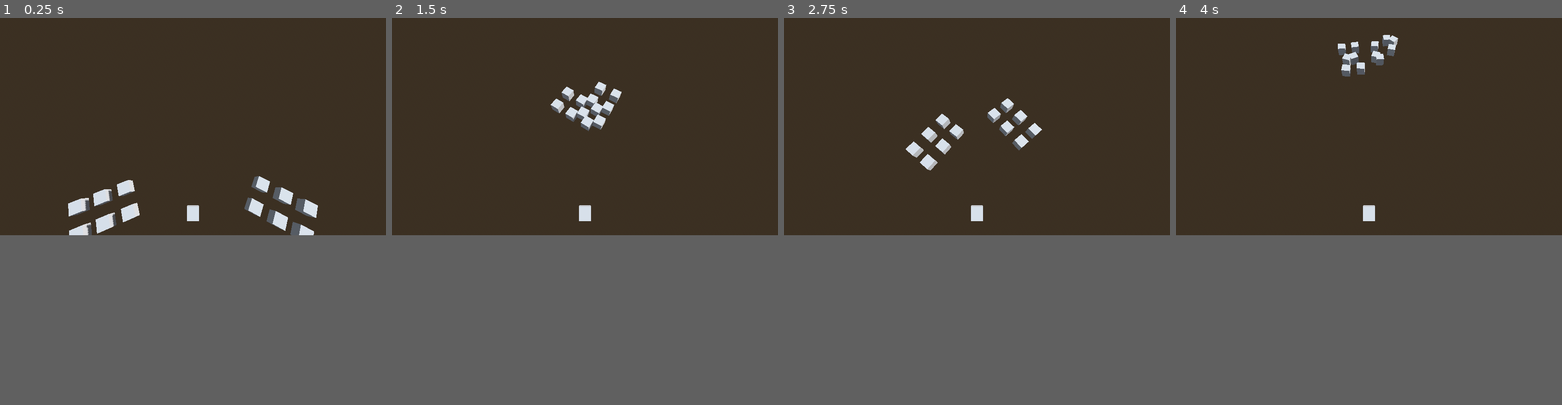
Above: before the commit, frames 1-4 (left to right).
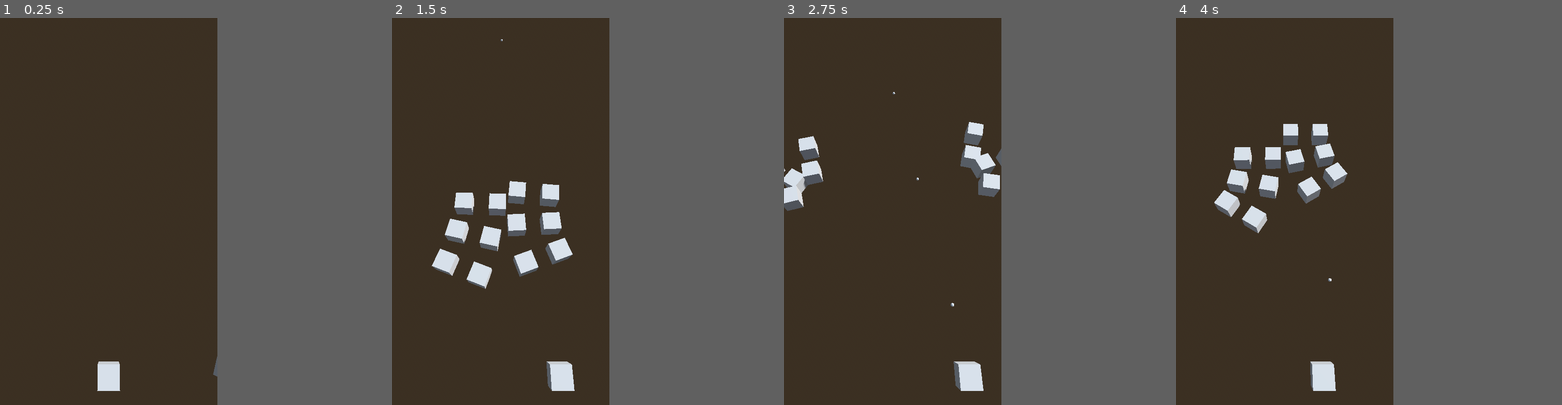
Above: after the commit, the same moments.

Repository: PhoenixDSteele/SpaceGame
Game: Godot game, scene res://game.tscn
Same seed, same stepped clock (60 frames per second), same inputs: the game is played once before the commit and once after it. Before the commit the project has no main scene; this scene is started directly in both runs.
Inputs:
- Up to frame 1 (0.25 s): no input
- Up to frame 2 (1.5 s): hold D (move_right, bound only after the commit) 0.53-1.28 s; hold Space (shoot, bound only after the commit) 0.53-1.28 s; hold A (move_left, bound only after the commit) from 1.28 s (still down); tap Space (shoot, bound only after the commit) at 1.35 s
- Up to frame 3 (2.75 s): release A (move_left, bound only after the commit) at 2.03 s; hold D (move_right, bound only after the commit) from 2.03 s (still down); hold Space (shoot, bound only after the commit) from 2.03 s (still down)
- Up to frame 4 (4 s): release Space (shoot, bound only after the commit) at 2.78 s; tap Space (shoot, bound only after the commit) at 2.85 s; release D (move_right, bound only after the commit) at 3.53 s; hold A (move_left, bound only after the commit) from 3.53 s (still down); hold Space (shoot, bound only after the commit) from 3.53 s (still down)
In our replay, the window is 799x449 before the commit and 450x800 after it. These sizes can differ from the game's own. Grey fills any space a smaller window leaves; there, only what the larger window draws over its background counts as a difference.

The runs differ from the first frame. In frame 1, 2.6% of the frame differs, in the area x 17-83%, y 40-97%; in frame 2, 4.9%, in the area x 10-60%, y 5-97%; in frame 3, 3.8%; in frame 4, 4.3%.

Commit message:
code cleanup, smooth path follow

Diff:
--- a/enemy_marker.tscn
+++ /dev/null
@@ -1,10 +0,0 @@
-[gd_scene load_steps=2 format=3 uid="uid://c4ikpeh8nif86"]
-
-[sub_resource type="GDScript" id="GDScript_oesu3"]
-script/source = "extends Marker3D
-
-"
-
-[node name="EnemyMarker" type="Marker3D"]
-transform = Transform3D(-4.37114e-08, 0, -1, 0, 1, 0, 1, 0, -4.37114e-08, 0, 0, 0)
-script = SubResource("GDScript_oesu3")
--- a/entities/bullet.tscn
+++ b/entities/bullet/bullet.tscn
@@ -1,6 +1,6 @@
 [gd_scene load_steps=4 format=3 uid="uid://c7rwj0nmdbssy"]
 
-[ext_resource type="Script" path="res://entities/bullet.gd" id="1_j06he"]
+[ext_resource type="Script" path="res://entities/bullet/bullet.gd" id="1_j06he"]
 
 [sub_resource type="SphereMesh" id="SphereMesh_hht6g"]
 radius = 0.1
--- a/entities/enemy_ship.gd
+++ b/entities/enemy_ship/enemy_ship.gd
@@ -5,10 +5,12 @@
 	EntryPath, JoinGroup, FollowGroup, Attack1, Attack2
 }
 
-@export var mode: MoveMode
+var mode: MoveMode
 
-@export var entry_offset: Vector3
-@export var group_slot: Node3D
+var spawn_path: SpawnPath
+var horizontal_offset: float
+var path_delay: float
+var group_slot: Node3D
 
 @export var move_speed: float = 5.0
 
@@ -17,10 +19,15 @@
 func _process(delta: float) -> void:
 	match mode:
 		MoveMode.EntryPath:
-			position = entry_offset
+			var my_progress: float = clampf(spawn_path.progress - path_delay, 0.0, spawn_path.curve.get_baked_length())
+			if my_progress == spawn_path.curve.get_baked_length():
+				mode = MoveMode.JoinGroup
+				return
+			var path_transform: Transform3D = spawn_path.curve.sample_baked_with_rotation(my_progress)
+			path_transform = path_transform.translated_local(Vector3(horizontal_offset, 0.0, 0.0))
+			transform = path_transform
 		MoveMode.JoinGroup:
 			if global_position.distance_to(group_slot.global_position) <= 0.05:
-			#if global_position.is_equal_approx(group_slot.global_position):
 				mode = MoveMode.FollowGroup
 				reparent(group_slot)
 				position = Vector3.ZERO
@@ -28,8 +35,6 @@
 				return
 			look_at(group_slot.global_position)
 			translate_object_local(Vector3.FORWARD * move_speed * delta)
-		MoveMode.FollowGroup:
-			pass
 
 func damage() -> void:
 	hitpoints -= 1
--- a/entities/enemy_ship.tscn
+++ b/entities/enemy_ship/enemy_ship.tscn
@@ -1,6 +1,6 @@
 [gd_scene load_steps=4 format=3 uid="uid://kq0fr5sniqe4"]
 
-[ext_resource type="Script" path="res://entities/enemy_ship.gd" id="1_8d6bn"]
+[ext_resource type="Script" path="res://entities/enemy_ship/enemy_ship.gd" id="1_8d6bn"]
 
 [sub_resource type="BoxMesh" id="BoxMesh_8d6bn"]
 
--- a/entities/player_ship.gd
+++ b/entities/player_ship/player_ship.gd
@@ -6,8 +6,8 @@
 
 @export var bullet: PackedScene
 
-@export var left_bound: float
-@export var right_bound: float
+@export var left_bound: float = -4.0
+@export var right_bound: float = 4.0
 
 func _process(delta: float) -> void:
 	var input: float = Input.get_axis("move_left", "move_right")
--- a/entities/player_ship.tscn
+++ b/entities/player_ship/player_ship.tscn
@@ -1,7 +1,7 @@
 [gd_scene load_steps=5 format=3 uid="uid://cr7a4kxegodb6"]
 
-[ext_resource type="Script" path="res://entities/player_ship.gd" id="1_7b8u1"]
-[ext_resource type="PackedScene" uid="uid://c7rwj0nmdbssy" path="res://entities/bullet.tscn" id="2_0bjly"]
+[ext_resource type="Script" path="res://entities/player_ship/player_ship.gd" id="1_7b8u1"]
+[ext_resource type="PackedScene" uid="uid://c7rwj0nmdbssy" path="res://entities/bullet/bullet.tscn" id="2_0bjly"]
 
 [sub_resource type="BoxShape3D" id="BoxShape3D_mwb40"]
 
--- a/entry_carriage.gd
+++ /dev/null
@@ -1,17 +0,0 @@
-class_name EntryCarriage
-extends PathFollow3D
-
-@export var speed: float = 2.0
-var running: bool = true
-
-func _process(delta: float) -> void:
-	if running:
-		progress += speed * delta
-
-		if progress_ratio >= 1.0:
-			for child: EnemyShip in get_children():
-				child.mode = child.MoveMode.JoinGroup
-				child.reparent(get_tree().current_scene)
-
-			progress_ratio = 0
-			running = false
--- a/game.tscn
+++ b/game.tscn
@@ -1,9 +1,9 @@
 [gd_scene load_steps=10 format=3 uid="uid://cqilkr8ndr7i4"]
 
-[ext_resource type="PackedScene" uid="uid://cr7a4kxegodb6" path="res://entities/player_ship.tscn" id="1_80nbo"]
-[ext_resource type="PackedScene" uid="uid://kq0fr5sniqe4" path="res://entities/enemy_ship.tscn" id="2_e2o6t"]
-[ext_resource type="Script" path="res://entry_carriage.gd" id="2_feb5d"]
-[ext_resource type="Script" path="res://formation.gd" id="3_6gmqk"]
+[ext_resource type="PackedScene" uid="uid://cr7a4kxegodb6" path="res://entities/player_ship/player_ship.tscn" id="2_ghh2v"]
+[ext_resource type="Script" path="res://scripts/spawn_path.gd" id="2_rq40f"]
+[ext_resource type="Script" path="res://scripts/enemy_spawner.gd" id="3_6gmqk"]
+[ext_resource type="PackedScene" uid="uid://kq0fr5sniqe4" path="res://entities/enemy_ship/enemy_ship.tscn" id="4_mqimk"]
 
 [sub_resource type="ProceduralSkyMaterial" id="ProceduralSkyMaterial_80nbo"]
 sky_horizon_color = Color(0.662243, 0.671743, 0.686743, 1)
@@ -42,120 +42,108 @@
 environment = SubResource("Environment_feb5d")
 
 [node name="Camera3D" type="Camera3D" parent="."]
-transform = Transform3D(1, 0, 0, 0, 0.403561, 0.914953, 0, -0.914953, 0.403561, 0, 13.8266, -1.82858)
+transform = Transform3D(1, 0, 0, 0, 0.403561, 0.914953, 0, -0.914953, 0.403561, 0, 13.8266, -2.23806)
 size = 24.2598
 far = 150.0
 
-[node name="PlayerShip" parent="." instance=ExtResource("1_80nbo")]
-left_bound = -4.0
-right_bound = 4.0
-
 [node name="InRouteBottomLeft" type="Path3D" parent="."]
 curve = SubResource("Curve3D_mwb40")
-
-[node name="EntryCarriage" type="PathFollow3D" parent="InRouteBottomLeft"]
-transform = Transform3D(0.0966115, 0, -0.995304, 0, 1, 0, 0.995304, 0, 0.0966115, -8.06898, 0, -0.433459)
-loop = false
-script = ExtResource("2_feb5d")
-speed = 10.0
+script = ExtResource("2_rq40f")
 
 [node name="InRouteBottomRight" type="Path3D" parent="."]
 curve = SubResource("Curve3D_u18c4")
+script = ExtResource("2_rq40f")
 
-[node name="EntryCarriage" type="PathFollow3D" parent="InRouteBottomRight"]
-transform = Transform3D(0.256434, 0, 0.966561, 0, 1, 0, -0.966561, 0, 0.256434, 7.99958, 0, -0.492952)
-loop = false
-script = ExtResource("2_feb5d")
-speed = 10.0
+[node name="PlayerShip" parent="." instance=ExtResource("2_ghh2v")]
 
-[node name="Formation" type="Node" parent="." node_paths=PackedStringArray("left_subgroups", "left_paths", "right_subgroups", "right_paths")]
+[node name="EnemySpawner" type="Node" parent="." node_paths=PackedStringArray("left_subgroups", "left_paths", "right_subgroups", "right_paths")]
 script = ExtResource("3_6gmqk")
-enemy_ship = ExtResource("2_e2o6t")
+enemy_ship = ExtResource("4_mqimk")
 left_subgroups = [NodePath("SubGroup"), NodePath("SubGroup3")]
-left_paths = [NodePath("../InRouteBottomLeft/EntryCarriage")]
+left_paths = [NodePath("../InRouteBottomLeft")]
 right_subgroups = [NodePath("SubGroup2"), NodePath("SubGroup4")]
-right_paths = [NodePath("../InRouteBottomRight/EntryCarriage")]
+right_paths = [NodePath("../InRouteBottomRight")]
 
-[node name="SubGroup" type="Node3D" parent="Formation"]
+[node name="SubGroup" type="Node3D" parent="EnemySpawner"]
 transform = Transform3D(-4.37114e-08, 0, 1, 0, 1, 0, -1, 0, -4.37114e-08, 0, 0, -22.5)
 
-[node name="Marker3D3" type="Marker3D" parent="Formation/SubGroup"]
+[node name="Marker3D13" type="Marker3D" parent="EnemySpawner/SubGroup"]
+transform = Transform3D(-4.37114e-08, 0, 1, 0, 1, 0, -1, 0, -4.37114e-08, -0.5, 0, -4)
+
+[node name="Marker3D3" type="Marker3D" parent="EnemySpawner/SubGroup"]
 transform = Transform3D(-4.37114e-08, 0, 1, 0, 1, 0, -1, 0, -4.37114e-08, 1, 0, -4)
 
-[node name="Marker3D4" type="Marker3D" parent="Formation/SubGroup"]
+[node name="Marker3D14" type="Marker3D" parent="EnemySpawner/SubGroup"]
+transform = Transform3D(-4.37114e-08, 0, 1, 0, 1, 0, -1, 0, -4.37114e-08, -0.5, 0, -2.5)
+
+[node name="Marker3D4" type="Marker3D" parent="EnemySpawner/SubGroup"]
 transform = Transform3D(-4.37114e-08, 0, 1, 0, 1, 0, -1, 0, -4.37114e-08, 1, 0, -2.5)
 
-[node name="Marker3D5" type="Marker3D" parent="Formation/SubGroup"]
+[node name="Marker3D15" type="Marker3D" parent="EnemySpawner/SubGroup"]
+transform = Transform3D(-4.37114e-08, 0, 1, 0, 1, 0, -1, 0, -4.37114e-08, -0.5, 0, -1)
+
+[node name="Marker3D5" type="Marker3D" parent="EnemySpawner/SubGroup"]
 transform = Transform3D(-4.37114e-08, 0, 1, 0, 1, 0, -1, 0, -4.37114e-08, 1, 0, -1)
 
-[node name="Marker3D13" type="Marker3D" parent="Formation/SubGroup"]
-transform = Transform3D(-4.37114e-08, 0, 1, 0, 1, 0, -1, 0, -4.37114e-08, -0.5, 0, -4)
-
-[node name="Marker3D14" type="Marker3D" parent="Formation/SubGroup"]
-transform = Transform3D(-4.37114e-08, 0, 1, 0, 1, 0, -1, 0, -4.37114e-08, -0.5, 0, -2.5)
-
-[node name="Marker3D15" type="Marker3D" parent="Formation/SubGroup"]
-transform = Transform3D(-4.37114e-08, 0, 1, 0, 1, 0, -1, 0, -4.37114e-08, -0.5, 0, -1)
-
-[node name="SubGroup3" type="Node3D" parent="Formation"]
+[node name="SubGroup3" type="Node3D" parent="EnemySpawner"]
 transform = Transform3D(-4.37114e-08, 0, 1, 0, 1, 0, -1, 0, -4.37114e-08, -5.5, 0, -19.5)
 
-[node name="Marker3D3" type="Marker3D" parent="Formation/SubGroup3"]
+[node name="Marker3D3" type="Marker3D" parent="EnemySpawner/SubGroup3"]
 transform = Transform3D(-4.37114e-08, 0, 1, 0, 1, 0, -1, 0, -4.37114e-08, 1, 0, 1.5)
 
-[node name="Marker3D4" type="Marker3D" parent="Formation/SubGroup3"]
+[node name="Marker3D4" type="Marker3D" parent="EnemySpawner/SubGroup3"]
 transform = Transform3D(-4.37114e-08, 0, 1, 0, 1, 0, -1, 0, -4.37114e-08, 1, 0, 3)
 
-[node name="Marker3D5" type="Marker3D" parent="Formation/SubGroup3"]
+[node name="Marker3D5" type="Marker3D" parent="EnemySpawner/SubGroup3"]
 transform = Transform3D(-4.37114e-08, 0, 1, 0, 1, 0, -1, 0, -4.37114e-08, 1, 0, 4.5)
 
-[node name="Marker3D13" type="Marker3D" parent="Formation/SubGroup3"]
+[node name="Marker3D13" type="Marker3D" parent="EnemySpawner/SubGroup3"]
 transform = Transform3D(-4.37114e-08, 0, 1, 0, 1, 0, -1, 0, -4.37114e-08, -0.5, 0, 1.5)
 
-[node name="Marker3D14" type="Marker3D" parent="Formation/SubGroup3"]
+[node name="Marker3D14" type="Marker3D" parent="EnemySpawner/SubGroup3"]
 transform = Transform3D(-4.37114e-08, 0, 1, 0, 1, 0, -1, 0, -4.37114e-08, -0.5, 0, 3)
 
-[node name="Marker3D15" type="Marker3D" parent="Formation/SubGroup3"]
+[node name="Marker3D15" type="Marker3D" parent="EnemySpawner/SubGroup3"]
 transform = Transform3D(-4.37114e-08, 0, 1, 0, 1, 0, -1, 0, -4.37114e-08, -0.5, 0, 4.5)
 
-[node name="SubGroup2" type="Node3D" parent="Formation"]
+[node name="SubGroup2" type="Node3D" parent="EnemySpawner"]
 transform = Transform3D(1.31134e-07, 0, -1, 0, 1, 0, 1, 0, 1.31134e-07, 5.5, 0, -23)
 
-[node name="Marker3D3" type="Marker3D" parent="Formation/SubGroup2"]
+[node name="Marker3D13" type="Marker3D" parent="EnemySpawner/SubGroup2"]
+transform = Transform3D(-4.37114e-08, 0, -1, 0, 1, 0, 1, 0, -4.37114e-08, -0.5, 0, 1.5)
+
+[node name="Marker3D3" type="Marker3D" parent="EnemySpawner/SubGroup2"]
 transform = Transform3D(-4.37114e-08, 0, -1, 0, 1, 0, 1, 0, -4.37114e-08, 1, 0, 1.5)
 
-[node name="Marker3D4" type="Marker3D" parent="Formation/SubGroup2"]
+[node name="Marker3D14" type="Marker3D" parent="EnemySpawner/SubGroup2"]
+transform = Transform3D(-4.37114e-08, 0, -1, 0, 1, 0, 1, 0, -4.37114e-08, -0.5, 0, 3)
+
+[node name="Marker3D4" type="Marker3D" parent="EnemySpawner/SubGroup2"]
 transform = Transform3D(-4.37114e-08, 0, -1, 0, 1, 0, 1, 0, -4.37114e-08, 1, 0, 3)
 
-[node name="Marker3D5" type="Marker3D" parent="Formation/SubGroup2"]
+[node name="Marker3D15" type="Marker3D" parent="EnemySpawner/SubGroup2"]
+transform = Transform3D(-4.37114e-08, 0, -1, 0, 1, 0, 1, 0, -4.37114e-08, -0.5, 0, 4.5)
+
+[node name="Marker3D5" type="Marker3D" parent="EnemySpawner/SubGroup2"]
 transform = Transform3D(-4.37114e-08, 0, -1, 0, 1, 0, 1, 0, -4.37114e-08, 1, 0, 4.5)
 
-[node name="Marker3D13" type="Marker3D" parent="Formation/SubGroup2"]
+[node name="SubGroup4" type="Node3D" parent="EnemySpawner"]
+transform = Transform3D(1.31134e-07, 0, -1, 0, 1, 0, 1, 0, 1.31134e-07, 5.5, 0, -20)
+
+[node name="Marker3D3" type="Marker3D" parent="EnemySpawner/SubGroup4"]
+transform = Transform3D(-4.37114e-08, 0, -1, 0, 1, 0, 1, 0, -4.37114e-08, 1, 0, 1.5)
+
+[node name="Marker3D4" type="Marker3D" parent="EnemySpawner/SubGroup4"]
+transform = Transform3D(-4.37114e-08, 0, -1, 0, 1, 0, 1, 0, -4.37114e-08, 1, 0, 3)
+
+[node name="Marker3D5" type="Marker3D" parent="EnemySpawner/SubGroup4"]
+transform = Transform3D(-4.37114e-08, 0, -1, 0, 1, 0, 1, 0, -4.37114e-08, 1, 0, 4.5)
+
+[node name="Marker3D13" type="Marker3D" parent="EnemySpawner/SubGroup4"]
 transform = Transform3D(-4.37114e-08, 0, -1, 0, 1, 0, 1, 0, -4.37114e-08, -0.5, 0, 1.5)
 
-[node name="Marker3D14" type="Marker3D" parent="Formation/SubGroup2"]
+[node name="Marker3D14" type="Marker3D" parent="EnemySpawner/SubGroup4"]
 transform = Transform3D(-4.37114e-08, 0, -1, 0, 1, 0, 1, 0, -4.37114e-08, -0.5, 0, 3)
 
-[node name="Marker3D15" type="Marker3D" parent="Formation/SubGroup2"]
+[node name="Marker3D15" type="Marker3D" parent="EnemySpawner/SubGroup4"]
 transform = Transform3D(-4.37114e-08, 0, -1, 0, 1, 0, 1, 0, -4.37114e-08, -0.5, 0, 4.5)
-
-[node name="SubGroup4" type="Node3D" parent="Formation"]
-transform = Transform3D(1.31134e-07, 0, -1, 0, 1, 0, 1, 0, 1.31134e-07, 5.5, 0, -20)
-
-[node name="Marker3D3" type="Marker3D" parent="Formation/SubGroup4"]
-transform = Transform3D(-4.37114e-08, 0, -1, 0, 1, 0, 1, 0, -4.37114e-08, 1, 0, 1.5)
-
-[node name="Marker3D4" type="Marker3D" parent="Formation/SubGroup4"]
-transform = Transform3D(-4.37114e-08, 0, -1, 0, 1, 0, 1, 0, -4.37114e-08, 1, 0, 3)
-
-[node name="Marker3D5" type="Marker3D" parent="Formation/SubGroup4"]
-transform = Transform3D(-4.37114e-08, 0, -1, 0, 1, 0, 1, 0, -4.37114e-08, 1, 0, 4.5)
-
-[node name="Marker3D13" type="Marker3D" parent="Formation/SubGroup4"]
-transform = Transform3D(-4.37114e-08, 0, -1, 0, 1, 0, 1, 0, -4.37114e-08, -0.5, 0, 1.5)
-
-[node name="Marker3D14" type="Marker3D" parent="Formation/SubGroup4"]
-transform = Transform3D(-4.37114e-08, 0, -1, 0, 1, 0, 1, 0, -4.37114e-08, -0.5, 0, 3)
-
-[node name="Marker3D15" type="Marker3D" parent="Formation/SubGroup4"]
-transform = Transform3D(-4.37114e-08, 0, -1, 0, 1, 0, 1, 0, -4.37114e-08, -0.5, 0, 4.5)
--- a/project.godot
+++ b/project.godot
@@ -11,5 +11,31 @@
 [application]
 
 config/name="Space Game"
+run/main_scene="res://game.tscn"
 config/features=PackedStringArray("4.3", "Forward Plus")
 config/icon="res://icon.svg"
+
+[display]
+
+window/size/viewport_width=576
+window/size/viewport_height=1024
+
+[input]
+
+move_left={
+"deadzone": 0.5,
+"events": [Object(InputEventKey,"resource_local_to_scene":false,"resource_name":"","device":-1,"window_id":0,"alt_pressed":false,"shift_pressed":false,"ctrl_pressed":false,"meta_pressed":false,"pressed":false,"keycode":0,"physical_keycode":65,"key_label":0,"unicode":97,"location":0,"echo":false,"script":null)
+, Object(InputEventKey,"resource_local_to_scene":false,"resource_name":"","device":-1,"window_id":0,"alt_pressed":false,"shift_pressed":false,"ctrl_pressed":false,"meta_pressed":false,"pressed":false,"keycode":0,"physical_keycode":4194319,"key_label":0,"unicode":0,"location":0,"echo":false,"script":null)
+]
+}
+move_right={
+"deadzone": 0.5,
+"events": [Object(InputEventKey,"resource_local_to_scene":false,"resource_name":"","device":-1,"window_id":0,"alt_pressed":false,"shift_pressed":false,"ctrl_pressed":false,"meta_pressed":false,"pressed":false,"keycode":0,"physical_keycode":68,"key_label":0,"unicode":100,"location":0,"echo":false,"script":null)
+, Object(InputEventKey,"resource_local_to_scene":false,"resource_name":"","device":-1,"window_id":0,"alt_pressed":false,"shift_pressed":false,"ctrl_pressed":false,"meta_pressed":false,"pressed":false,"keycode":0,"physical_keycode":4194321,"key_label":0,"unicode":0,"location":0,"echo":false,"script":null)
+]
+}
+shoot={
+"deadzone": 0.5,
+"events": [Object(InputEventKey,"resource_local_to_scene":false,"resource_name":"","device":-1,"window_id":0,"alt_pressed":false,"shift_pressed":false,"ctrl_pressed":false,"meta_pressed":false,"pressed":false,"keycode":0,"physical_keycode":32,"key_label":0,"unicode":32,"location":0,"echo":false,"script":null)
+]
+}
--- a/formation.gd
+++ b/scripts/enemy_spawner.gd
@@ -3,23 +3,27 @@
 @export var enemy_ship: PackedScene
 
 @export var left_subgroups: Array[Node3D] = []
-@export var left_paths: Array[EntryCarriage] = []
+@export var left_paths: Array[SpawnPath] = []
 
 @export var right_subgroups: Array[Node3D] = []
-@export var right_paths: Array[EntryCarriage] = []
+@export var right_paths: Array[SpawnPath] = []
 
 func _ready() -> void:
 	_spawn_subgroup(left_subgroups[0], left_paths[0])
 	_spawn_subgroup(right_subgroups[0], right_paths[0])
 
-func _spawn_subgroup(subgroup: Node3D, path: EntryCarriage) -> void:
+func _spawn_subgroup(subgroup: Node3D, path: SpawnPath) -> void:
 	var i: int = 0
 	for mark: Marker3D in subgroup.get_children():
 		var enemy_inst: EnemyShip = enemy_ship.instantiate()
 		var horizontal_offset: float = fmod(float(i), 2) * 2.0 - 1.0
-		var other_offset: float = floorf(float(i) / 2) * 2.0
-		enemy_inst.entry_offset = Vector3(horizontal_offset, 0, other_offset)
+		var path_delay: float = floorf(float(i) / 2) * 2.0
+		enemy_inst.spawn_path = path
+		enemy_inst.horizontal_offset = horizontal_offset
+		enemy_inst.path_delay = path_delay
+		#enemy_inst.entry_offset = Vector3(horizontal_offset, 0, other_offset)
 		enemy_inst.group_slot = mark
 		enemy_inst.mode = EnemyShip.MoveMode.EntryPath
-		path.add_child(enemy_inst)
+		get_tree().current_scene.add_child.call_deferred(enemy_inst)
+		#path.add_child(enemy_inst)
 		i += 1
--- /dev/null
+++ b/scripts/spawn_path.gd
@@ -0,0 +1,13 @@
+class_name SpawnPath
+extends Path3D
+
+@export var speed: float = 8.0
+var progress: float = 0.0
+var moving: bool = true
+
+func _process(delta: float) -> void:
+	if moving:
+		progress += delta * speed
+		if progress > curve.get_baked_length() + 8:
+			progress = 0
+			moving = false
Not shown, removed: entities/bullet.gd.uid
Renamed: entities/bullet.gd -> entities/bullet/bullet.gd
Not shown, removed: entities/enemy_ship.gd.uid
Not shown, removed: entities/player_ship.gd.uid
